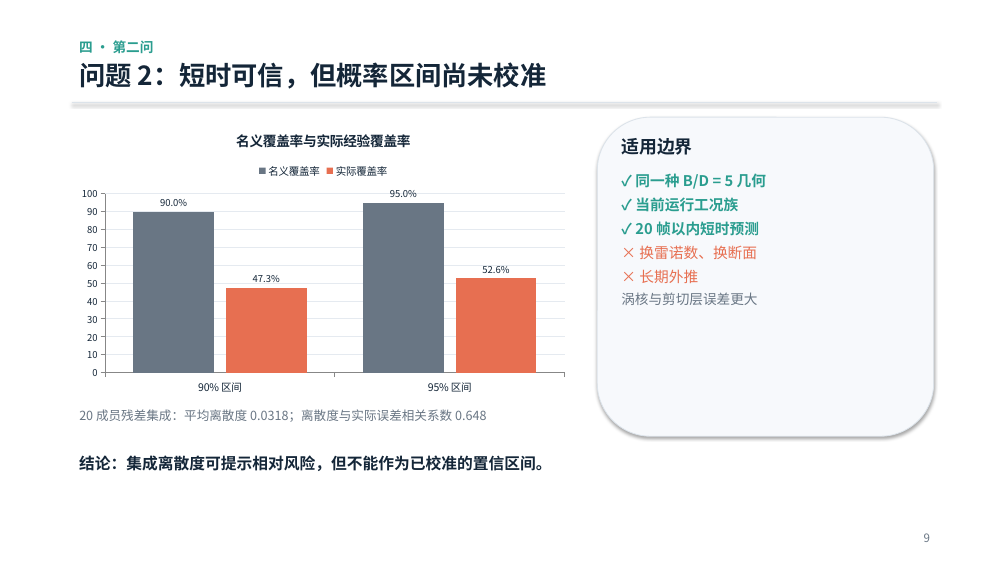
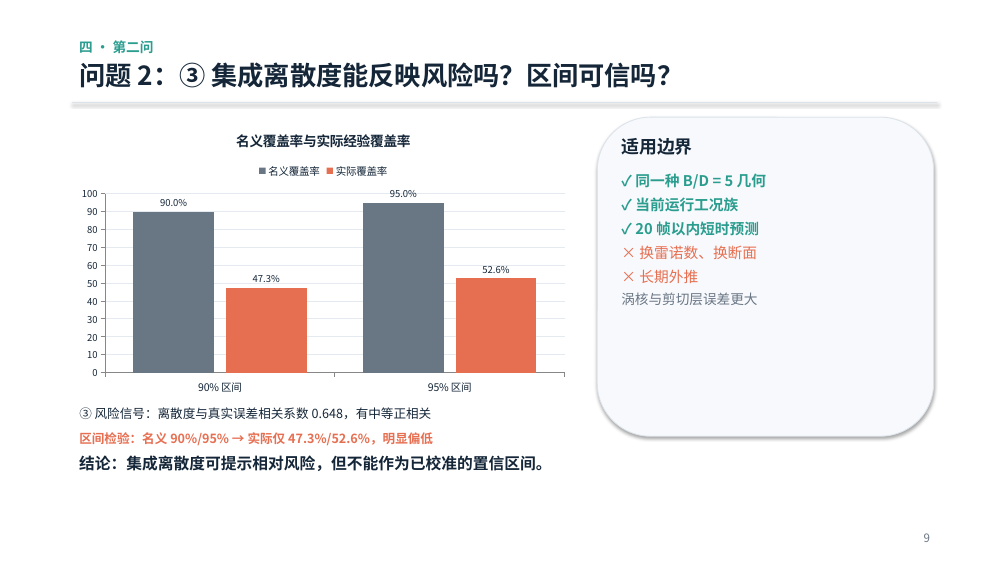
Before and after one commit to tuofeilun711/-A-, a slide deck: slide 9 of deliverables/A题_POD-AR_答辩汇报.pptx. Drawn at 1008x567 pixels with LibreOffice and Linux fonts; fonts in the diff are those of the drawing. Boxes give left, top, right and bottom in pixels: in the first picture for what was removed or moved away, otherwise in the second. Text is boxed around its words. In the diff, an @@ line names an element or a change of style, - is before the commit and + after.

```diff
--- a/deliverables/A题_POD-AR_答辩汇报.pptx
+++ b/deliverables/A题_POD-AR_答辩汇报.pptx
@@ text at [79, 62, 683, 88]: text changed @@
-问题 2：短时可信，但概率区间尚未校准
+问题 2：③ 集成离散度能反映风险吗？区间可信吗？
@@ text at [79, 407, 432, 419]: text changed; text colour #697684 to #142638 @@
-20 成员残差集成：平均离散度 0.0318；离散度与实际误差相关系数 0.648
+③ 风险信号：离散度与真实误差相关系数 0.648，有中等正相关
@@ text added at [79, 432, 433, 446], 12 pt, text #E76F51, bold @@
+区间检验：名义 90%/95% → 实际仅 47.3%/52.6%，明显偏低
```
Also in this commit, not shown: 1 other slide changed.
